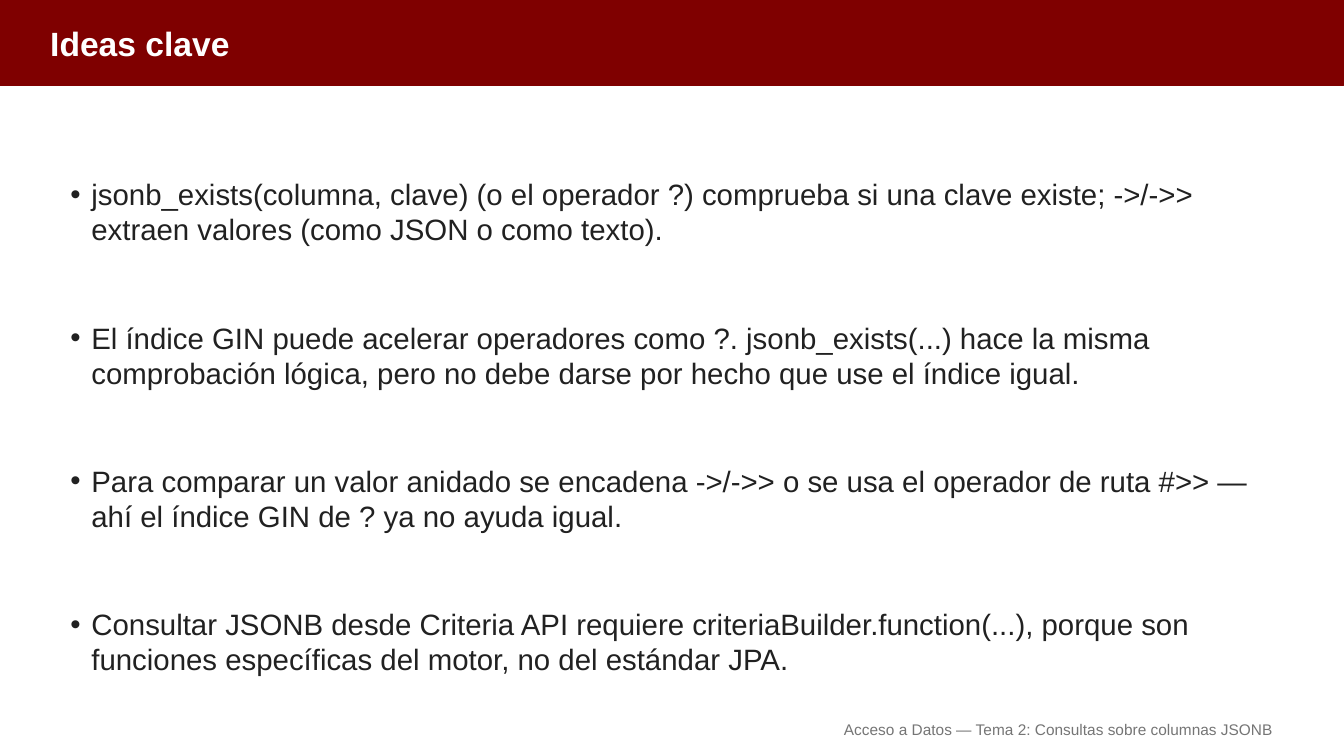
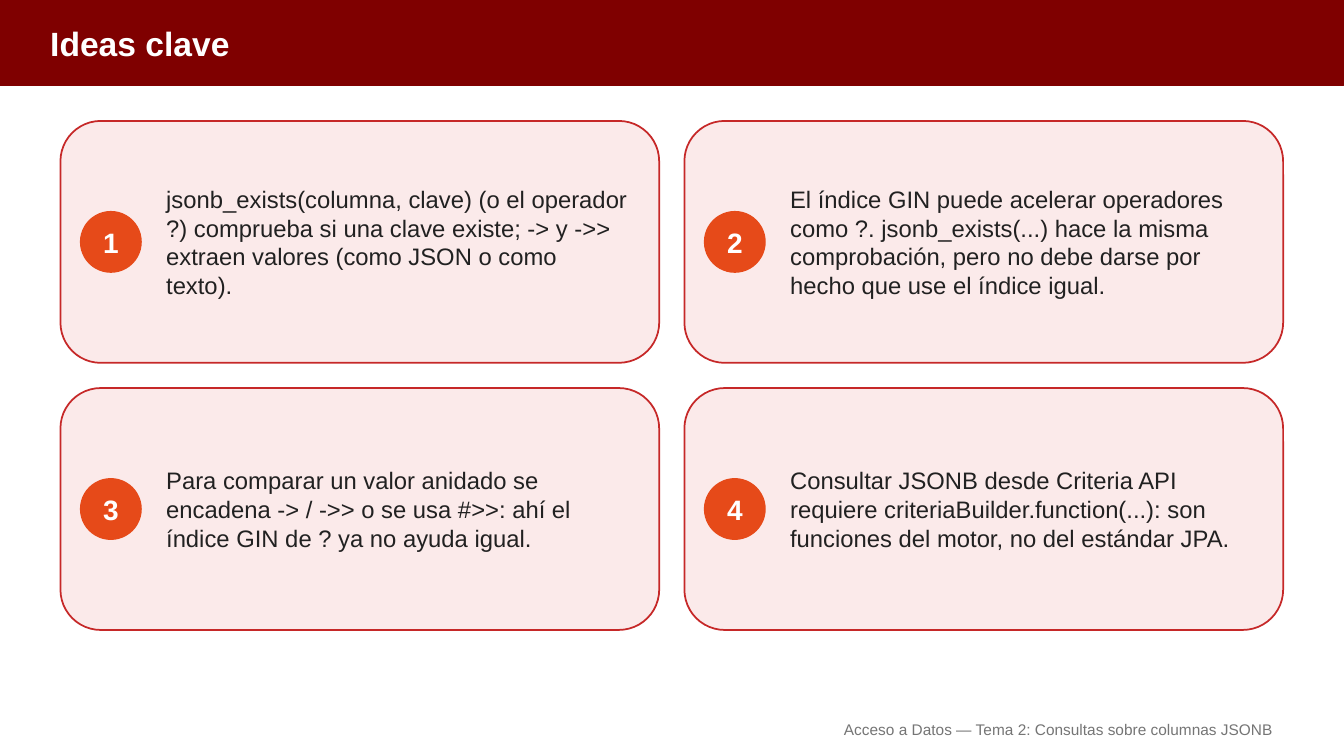
Before and after one commit to aitorventura/acceso-a-datos, a slide deck: slide 16 of docs/tema2/diapositivas/consultas-jsonb.pptx (slide 20 before the commit). Drawn at 1344x756 pixels with LibreOffice and Linux fonts; fonts in the diff are those of the drawing. Boxes give left, top, right and bottom in pixels: in the first picture for what was removed or moved away, otherwise in the second. Text is boxed around its words. In the diff, an @@ line names an element or a change of style, - is before the commit and + after.

Commit message:
Tema 2 de AD: infografías en los tres apartados y diapositivas regeneradas
Añade 14 infografías en docs/tema2/img, las inserta en persistencia-objetos-jsonb, consultas-jsonb y bd-orientadas-a-objetos, y regenera sus diapositivas (pptx y pdf), fusionando las que solo tenían un párrafo.

```diff
--- a/docs/tema2/diapositivas/consultas-jsonb.pptx
+++ b/docs/tema2/diapositivas/consultas-jsonb.pptx
@@ rounded rectangle added at (60,121,659,363), fill #FBEAEA, outline #C62828 1.25 pt @@
@@ rounded rectangle added at (685,121,1284,363), fill #FBEAEA, outline #C62828 1.25 pt @@
@@ text removed at (91,183,1188,676) @@
-• jsonb_exists(columna, clave) (o el operador ?) comprueba si una clave existe; ->/->> extraen valores (como JSON o como texto).
-• El índice GIN puede acelerar operadores como ?. jsonb_exists(...) hace la misma comprobación lógica, pero no debe darse por hecho que use el índice igual.
-• Para comparar un valor anidado se encadena ->/->> o se usa el operador de ruta #>> — ahí el índice GIN de ? ya no ayuda igual.
-• Consultar JSONB desde Criteria API requiere criteriaBuilder.function(...), porque son funciones específicas del motor, no del estándar JPA.
@@ text added at (166,190,627,299), 17 pt, text #212121 @@
+jsonb_exists(columna, clave) (o el operador ?) comprueba si una clave existe; -> y ->> extraen valores (como JSON o como texto).
@@ text added at (790,190,1224,299), 17 pt, text #212121 @@
+El índice GIN puede acelerar operadores como ?. jsonb_exists(...) hace la misma comprobación, pero no debe darse por hecho que use el índice igual.
@@ ellipse added at (81,212,141,272), fill #E64A19, outline #E64A19 1 pt @@
@@ text added at (103,233,119,253), 20 pt, text #FFFFFF, bold @@
+1
@@ ellipse added at (705,212,765,272), fill #E64A19, outline #E64A19 1 pt @@
@@ text added at (727,233,743,253), 20 pt, text #FFFFFF, bold @@
+2
@@ rounded rectangle added at (60,388,659,630), fill #FBEAEA, outline #C62828 1.25 pt @@
@@ rounded rectangle added at (685,388,1284,630), fill #FBEAEA, outline #C62828 1.25 pt @@
@@ ellipse added at (81,479,141,539), fill #E64A19, outline #E64A19 1 pt @@
@@ text added at (166,471,571,552), 17 pt, text #212121 @@
+Para comparar un valor anidado se encadena -> / ->> o se usa #>>: ahí el índice GIN de ? ya no ayuda igual.
@@ ellipse added at (705,479,765,539), fill #E64A19, outline #E64A19 1 pt @@
@@ text added at (790,471,1230,550), 17 pt, text #212121 @@
+Consultar JSONB desde Criteria API requiere criteriaBuilder.function(...): son funciones del motor, no del estándar JPA.
@@ text added at (103,500,119,521), 20 pt, text #FFFFFF, bold @@
+3
@@ text added at (727,500,743,520), 20 pt, text #FFFFFF, bold @@
+4
```
Also in this commit, not shown: 10 other slides changed, 4 slides removed, 22 other files.
